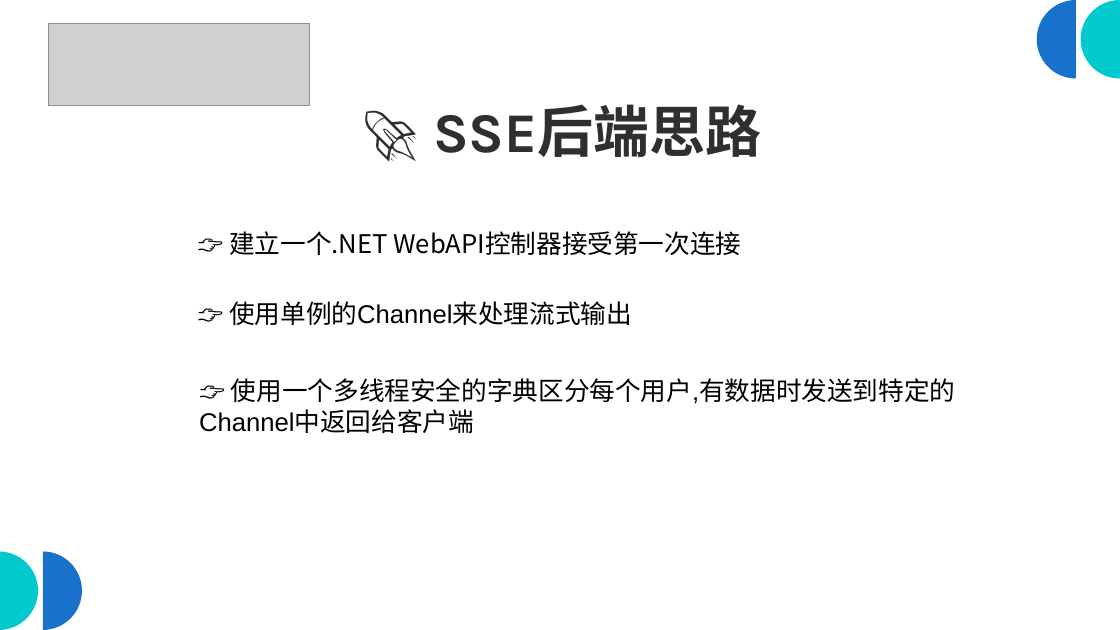
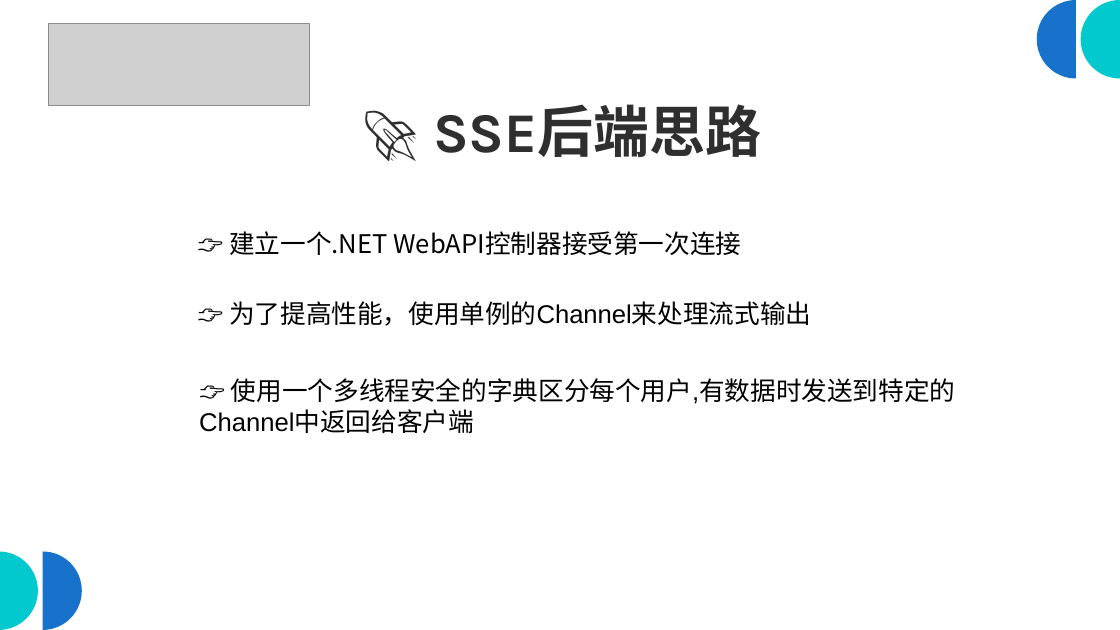
Before and after one commit to scottfly189/dotnet_net_course, a slide deck: slide 4 of src/8.SseDemo/sse_server.odp. Drawn at 1120x630 pixels with LibreOffice and Linux fonts; fonts in the diff are those of the drawing; grey boxes stand for pictures. Boxes give left, top, right and bottom in pixels: in the first picture for what was removed or moved away, otherwise in the second. Text is boxed around its words. In the diff, an @@ line names an element or a change of style, - is before the commit and + after.

```diff
--- a/src/8.SseDemo/sse_server.odp
+++ b/src/8.SseDemo/sse_server.odp
@@ text at <box>229,301,812,326</box>: text changed @@
-👉 使用单例的Channel来处理流式输出
+👉 为了提高性能，使用单例的Channel来处理流式输出
```
Also in this commit, not shown: 7 other slides changed, 2 slides added, 8 other files.
